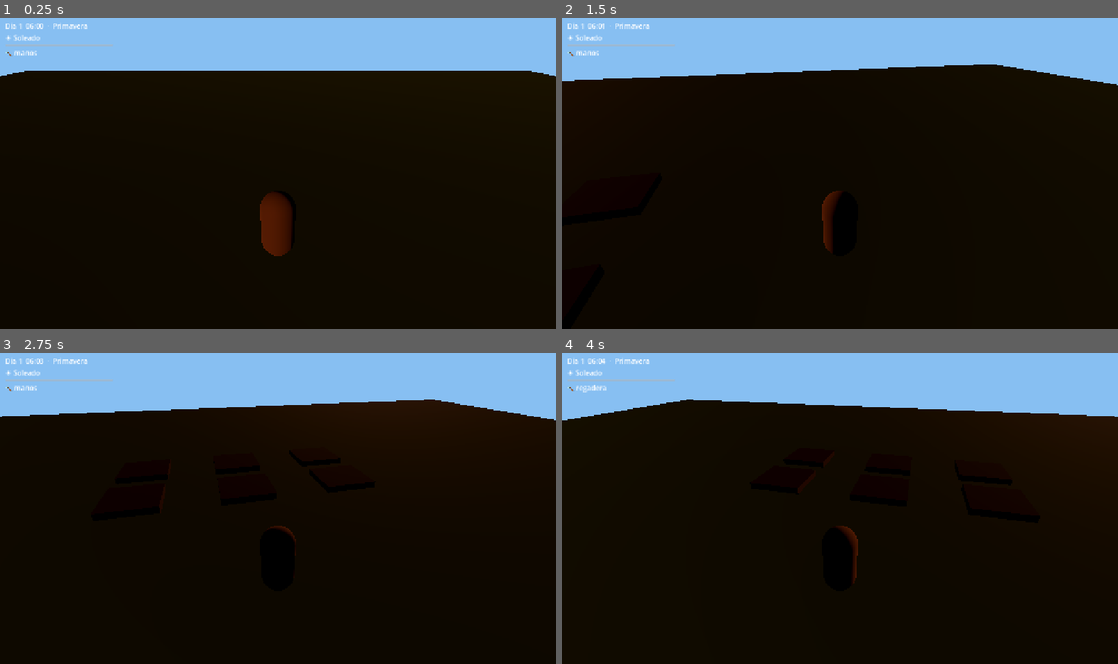
Above: before the commit, frames 1-4 (two rows, left to right).
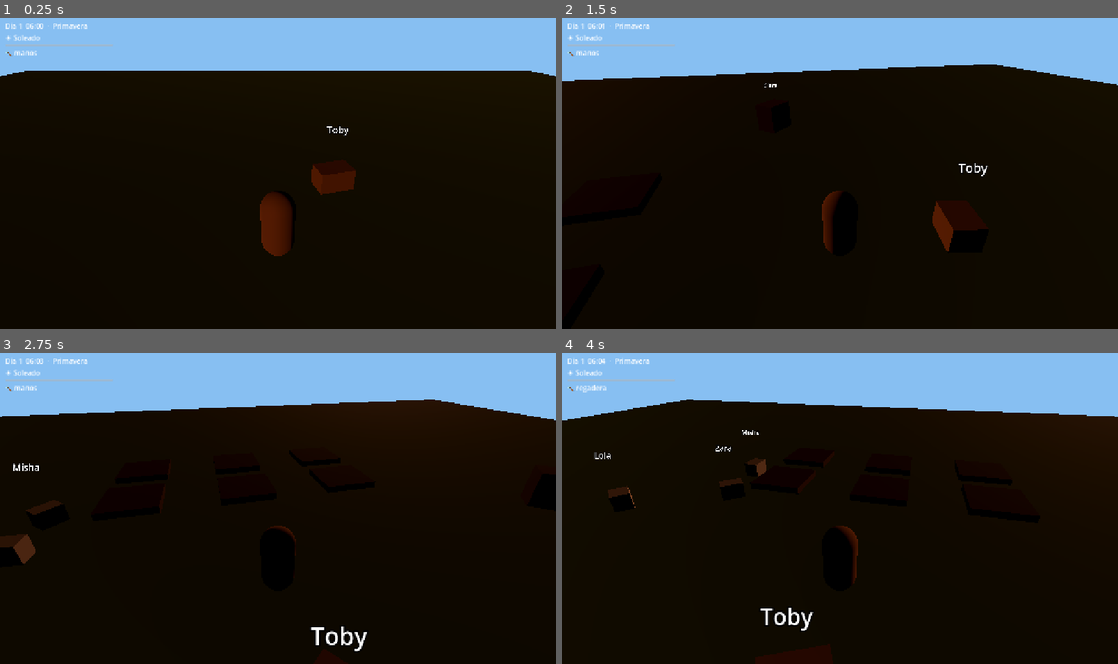
Above: after the commit, the same moments.

Repository: rafael-espinosa-rodriguez/nuestra-vida-en-el-campo
Game: Godot game, scene res://scenes/Main.tscn
The game is run twice, just before and just after one commit, with the same random seed, the same clock (stepped at 60 frames per second) and the same inputs.
Inputs (mouse positions are in pixels of both pictures, inside the frame that each line leads up to):
- Up to frame 1 (0.25 s): no input
- Up to frame 2 (1.5 s): tap Enter (ui_accept) at 0.5, 0.77, 1.07 s; move the mouse to (962, 157) at 0.52 s; hold D (move_right) 0.53-1.25 s; tap E (interact) at 0.6 s; click (962, 157) at 0.67 s; drag from (728, 189) to (812, 235) at 1.27 s
- Up to frame 3 (2.75 s): move the mouse to (333, 440) at 2.02 s; hold D (move_right) from 2.03 s (still down); hold Shift (sprint) from 2.03 s (still down); tap E (interact) at 2.3 s
- Up to frame 4 (4 s): release D (move_right) at 2.75 s; release Shift (sprint) at 2.75 s; drag from (812, 570) to (673, 461) at 2.77 s; move the mouse to (1006, 555) at 3.52 s; hold A (move_left) from 3.53 s (still down); tap 2 at 3.6 s; tap Enter (ui_accept) at 3.77 s; tap E (interact) at 3.8 s

The runs differ from the first frame. In frame 1, 0.5% of the frame differs, in the area x 56-64%, y 34-57%; in frame 2, 0.4%; in frame 3, 0.8%, in the area x 0-66%, y 35-96%; in frame 4, 0.6%.

Commit message:
feat(spec-005): 3 gallinas+vaca+perro, hambre, produccion, recoger + smoke

Diff:
--- /dev/null
+++ b/resources/data/animals/gallina.tres
@@ -0,0 +1,15 @@
+[gd_resource type="Resource" script_class="AnimalData" load_steps=2 format=3]
+
+[ext_resource type="Script" path="res://scripts/data/animal_data.gd" id="1"]
+
+[resource]
+script = ExtResource("1")
+species = "gallina"
+display_name = "Gallina"
+produce_id = "huevo"
+produce_per_day = 1
+food_id = "trigo"
+follows_player = false
+tint = Color(1, 1, 1, 1)
+body_size = Vector3(0.5, 0.5, 0.7)
+walk_speed = 1.2
--- /dev/null
+++ b/resources/data/animals/perro.tres
@@ -0,0 +1,15 @@
+[gd_resource type="Resource" script_class="AnimalData" load_steps=2 format=3]
+
+[ext_resource type="Script" path="res://scripts/data/animal_data.gd" id="1"]
+
+[resource]
+script = ExtResource("1")
+species = "perro"
+display_name = "Perro"
+produce_id = ""
+produce_per_day = 0
+food_id = ""
+follows_player = true
+tint = Color(0.85, 0.6, 0.35, 1)
+body_size = Vector3(0.7, 0.6, 1.0)
+walk_speed = 3.2
--- /dev/null
+++ b/resources/data/animals/vaca.tres
@@ -0,0 +1,15 @@
+[gd_resource type="Resource" script_class="AnimalData" load_steps=2 format=3]
+
+[ext_resource type="Script" path="res://scripts/data/animal_data.gd" id="1"]
+
+[resource]
+script = ExtResource("1")
+species = "vaca"
+display_name = "Vaca"
+produce_id = "leche"
+produce_per_day = 1
+food_id = "trigo"
+follows_player = false
+tint = Color(0.55, 0.38, 0.25, 1)
+body_size = Vector3(1.3, 1.2, 0.9)
+walk_speed = 1.0
--- /dev/null
+++ b/scenes/Animal.tscn
@@ -0,0 +1,27 @@
+[gd_scene load_steps=5 format=3]
+
+[ext_resource type="Script" path="res://scripts/components/animal.gd" id="1"]
+[ext_resource type="Resource" path="res://resources/data/animals/gallina.tres" id="2"]
+
+[sub_resource type="CapsuleShape3D" id="body_col"]
+radius = 0.35
+height = 1.1
+
+[sub_resource type="BoxMesh" id="body_mesh"]
+size = Vector3(0.6, 0.6, 0.8)
+
+[node name="Animal" type="CharacterBody3D"]
+script = ExtResource("1")
+data = ExtResource("2")
+
+[node name="CollisionShape3D" type="CollisionShape3D" parent="."]
+shape = SubResource("body_col")
+
+[node name="Body" type="MeshInstance3D" parent="."]
+mesh = SubResource("body_mesh")
+
+[node name="NameLabel" type="Label3D" parent="."]
+transform = Transform3D(1, 0, 0, 0, 1, 0, 0, 0, 1, 0, 1.4, 0)
+billboard = 1
+text = "Animal"
+font_size = 48
--- a/scenes/Main.tscn
+++ b/scenes/Main.tscn
@@ -1,8 +1,11 @@
-[gd_scene load_steps=7 format=3 uid="uid://nvdc_main_mvp"]
+[gd_scene load_steps=11 format=3 uid="uid://nvdc_main_mvp"]
 
 [ext_resource type="PackedScene" path="res://scenes/Player.tscn" id="1"]
 [ext_resource type="PackedScene" path="res://scenes/ui/HUD.tscn" id="2"]
 [ext_resource type="PackedScene" path="res://scenes/Plot.tscn" id="3"]
+[ext_resource type="PackedScene" path="res://scenes/Animal.tscn" id="4"]
+[ext_resource type="Resource" path="res://resources/data/animals/vaca.tres" id="5"]
+[ext_resource type="Resource" path="res://resources/data/animals/perro.tres" id="6"]
 
 [sub_resource type="Environment" id="env_day"]
 background_mode = 1
@@ -59,3 +62,30 @@
 
 [node name="Plot6" parent="." instance=ExtResource("3")]
 position = Vector3(4, 0, 9)
+
+[node name="Misha" parent="." instance=ExtResource("4")]
+position = Vector3(8, 0.6, 2)
+animal_name = "Misha"
+personality = "juguetón"
+
+[node name="Zara" parent="." instance=ExtResource("4")]
+position = Vector3(9, 0.6, 3)
+animal_name = "Zara"
+personality = "curioso"
+
+[node name="Lola" parent="." instance=ExtResource("4")]
+position = Vector3(8.5, 0.6, 4)
+animal_name = "Lola"
+personality = "tímido"
+
+[node name="Clara" parent="." instance=ExtResource("4")]
+position = Vector3(-8, 0.6, 0)
+data = ExtResource("5")
+animal_name = "Clara"
+personality = "tranquilo"
+
+[node name="Toby" parent="." instance=ExtResource("4")]
+position = Vector3(2, 0.6, -3)
+data = ExtResource("6")
+animal_name = "Toby"
+personality = "cariñoso"
--- /dev/null
+++ b/scripts/components/animal.gd
@@ -0,0 +1,139 @@
+class_name Animal
+extends CharacterBody3D
+## Animal-compañero data-driven (GDD §§14-22, spec 005): nombre, personalidad,
+## hambre/hidratacion/felicidad/afecto, produccion diaria si esta cuidado.
+## El perro sigue al jugador; nunca hay muerte (GDD §55).
+
+@export var data: AnimalData
+@export var animal_name: String = "Animal"
+@export var personality: String = "tranquilo"
+
+var hunger: float = 80.0
+var hydration: float = 80.0
+var happiness: float = 70.0
+var affection: float = 0.0
+var pending: int = 0
+
+var _target := Vector3.ZERO
+var _idle_t := 0.0
+
+@onready var body: MeshInstance3D = $Body
+@onready var name_label: Label3D = $NameLabel
+
+
+func _ready() -> void:
+	add_to_group("animals")
+	if data != null:
+		var mat := StandardMaterial3D.new()
+		mat.albedo_color = data.tint
+		body.set_surface_override_material(0, mat)
+		body.scale = data.body_size / Vector3(0.6, 0.6, 0.8)
+	name_label.text = animal_name
+	_target = global_position
+
+
+func _physics_process(delta: float) -> void:
+	hunger = maxf(0.0, hunger - delta * 0.05)
+	hydration = maxf(0.0, hydration - delta * 0.06)
+	var night: bool = false
+	var time_sys: Node = get_node_or_null("/root/TimeSystem")
+	if time_sys != null and time_sys.has_method("is_night"):
+		night = bool(time_sys.call("is_night"))
+	var dir := Vector3.ZERO
+	if not night:
+		if data != null and data.follows_player:
+			var players: Array[Node] = get_tree().get_nodes_in_group("player")
+			if not players.is_empty():
+				var pp: Vector3 = (players[0] as Node3D).global_position
+				if global_position.distance_to(pp) > 2.5:
+					dir = (pp - global_position).normalized()
+		if dir == Vector3.ZERO:
+			_idle_t -= delta
+			if _idle_t <= 0.0 or global_position.distance_to(_target) < 0.5:
+				_target = global_position + Vector3(randf_range(-4.0, 4.0), 0.0, randf_range(-4.0, 4.0))
+				_idle_t = randf_range(2.0, 6.0)
+			dir = (_target - global_position).normalized()
+	var spd: float = data.walk_speed if data != null else 1.2
+	if data != null and data.follows_player and dir != Vector3.ZERO and _is_following():
+		spd = 3.2
+	velocity.x = dir.x * spd
+	velocity.z = dir.z * spd
+	velocity.y = 0.0 if is_on_floor() else velocity.y - 20.0 * delta
+	move_and_slide()
+	if dir.length() > 0.1:
+		rotation.y = lerp_angle(rotation.y, atan2(-dir.x, -dir.z), 5.0 * delta)
+
+
+func _is_following() -> bool:
+	var players: Array[Node] = get_tree().get_nodes_in_group("player")
+	if players.is_empty():
+		return false
+	return global_position.distance_to((players[0] as Node3D).global_position) > 2.5
+
+
+func get_prompt() -> String:
+	if pending > 0 and data != null and data.produce_id != "":
+		return "Recoger " + data.produce_id
+	if hunger < 50.0:
+		return "Alimentar a " + animal_name
+	return "Acariciar a " + animal_name
+
+
+func interact(player: Node) -> void:
+	if hunger < 70.0 and data != null and data.food_id != "":
+		var inv: Node = get_node_or_null("/root/InventorySystem")
+		if inv != null and bool(inv.call("remove_item", data.food_id)):
+			feed()
+			return
+	if pending > 0:
+		collect()
+	else:
+		pet()
+
+
+func feed() -> void:
+	hunger = minf(100.0, hunger + 45.0)
+	hydration = minf(100.0, hydration + 20.0)
+	happiness = minf(100.0, happiness + 5.0)
+
+
+func pet() -> void:
+	affection = minf(100.0, affection + 10.0)
+	happiness = minf(100.0, happiness + 8.0)
+
+
+func collect() -> String:
+	if pending <= 0 or data == null or data.produce_id == "":
+		return ""
+	pending -= 1
+	var inv: Node = get_node_or_null("/root/InventorySystem")
+	if inv != null:
+		inv.call("add_item", data.produce_id)
+	return data.produce_id
+
+
+func new_day() -> void:
+	hunger = maxf(0.0, hunger - 25.0)
+	hydration = maxf(0.0, hydration - 30.0)
+	if hunger > 40.0 and hydration > 40.0 and data != null and data.produce_id != "":
+		pending = mini(3, pending + data.produce_per_day)
+		happiness = minf(100.0, happiness + 5.0)
+	else:
+		happiness = maxf(0.0, happiness - 10.0)
+
+
+func serialize() -> Dictionary:
+	return {"name": animal_name, "hunger": hunger, "hydration": hydration,
+		"happiness": happiness, "affection": affection, "pending": pending,
+		"pos": [global_position.x, global_position.y, global_position.z]}
+
+
+func deserialize(d: Dictionary) -> void:
+	hunger = float(d.get("hunger", 80.0))
+	hydration = float(d.get("hydration", 80.0))
+	happiness = float(d.get("happiness", 70.0))
+	affection = float(d.get("affection", 0.0))
+	pending = int(d.get("pending", 0))
+	if d.has("pos") and typeof(d["pos"]) == TYPE_ARRAY and (d["pos"] as Array).size() == 3:
+		var a: Array = d["pos"]
+		global_position = Vector3(float(a[0]), float(a[1]), float(a[2]))
--- a/scripts/data/animal_data.gd
+++ b/scripts/data/animal_data.gd
@@ -8,3 +8,8 @@
 @export var produce_id: String = "huevo"
 @export var produce_per_day: int = 1
 @export var personalities: Array[String] = ["cariñoso", "tímido", "juguetón", "tranquilo", "curioso"]
+@export var food_id: String = "trigo"
+@export var follows_player: bool = false
+@export var tint: Color = Color(1, 1, 1)
+@export var body_size: Vector3 = Vector3(0.5, 0.5, 0.7)
+@export var walk_speed: float = 1.2
--- a/scripts/systems/animal_system.gd
+++ b/scripts/systems/animal_system.gd
@@ -1,14 +1,62 @@
 extends Node
-## Sistema UNICO para todas las especies (principio GDD §78).
-## Los animales son datos (AnimalData), no sistemas. Autoload. TODO spec 005.
-
-func feed(animal_id: String, food_id: String) -> void:
-	pass
+## Sistema UNICO para todas las especies (principio GDD §78). Autoload "AnimalSystem".
+## Los animales son datos (AnimalData), no sistemas. Tick diario via day_changed.
 
 
-func pet(animal_id: String) -> void:
-	pass
+func _ready() -> void:
+	var time_sys: Node = get_node_or_null("/root/TimeSystem")
+	if time_sys != null:
+		time_sys.connect("day_changed", on_new_day)
 
 
-func collect(animal_id: String) -> String:
-	return ""
+func on_new_day(_day: int) -> void:
+	for a: Node in get_tree().get_nodes_in_group("animals"):
+		if a.has_method("new_day"):
+			a.call("new_day")
+
+
+func find(animal_name: String) -> Node:
+	for a: Node in get_tree().get_nodes_in_group("animals"):
+		if String(a.get("animal_name")) == animal_name:
+			return a
+	return null
+
+
+func feed(animal_name: String, _food_id: String = "") -> bool:
+	var a := find(animal_name)
+	if a == null:
+		return false
+	a.call("feed")
+	return true
+
+
+func pet(animal_name: String) -> bool:
+	var a := find(animal_name)
+	if a == null:
+		return false
+	a.call("pet")
+	return true
+
+
+func collect(animal_name: String) -> String:
+	var a := find(animal_name)
+	if a == null:
+		return ""
+	return String(a.call("collect"))
+
+
+func serialize() -> Array:
+	var out := []
+	for a: Node in get_tree().get_nodes_in_group("animals"):
+		if a.has_method("serialize"):
+			out.append(a.call("serialize"))
+	return out
+
+
+func deserialize(arr: Array) -> void:
+	var by_name := {}
+	for a: Node in get_tree().get_nodes_in_group("animals"):
+		by_name[String(a.get("animal_name"))] = a
+	for d: Variant in arr:
+		if typeof(d) == TYPE_DICTIONARY and by_name.has(String(d.get("name", ""))):
+			by_name[String(d.get("name", ""))].call("deserialize", d)
--- a/scripts/systems/save_system.gd
+++ b/scripts/systems/save_system.gd
@@ -14,6 +14,7 @@
 		"player_pos": _player_pos(),
 		"inventory": _get_inventory(),
 		"plots": _get_plots(),
+		"animals": _get_animals(),
 		"money": 0,
 		"memories": [],
 	}
@@ -53,6 +54,10 @@
 		var farm: Node = get_node_or_null("/root/FarmingSystem")
 		if farm != null and farm.has_method("deserialize"):
 			farm.deserialize(data["plots"])
+	if data.has("animals") and typeof(data["animals"]) == TYPE_ARRAY:
+		var herd: Node = get_node_or_null("/root/AnimalSystem")
+		if herd != null and herd.has_method("deserialize"):
+			herd.deserialize(data["animals"])
 	return true
 
 
@@ -93,6 +98,13 @@
 	return []
 
 
+func _get_animals() -> Array:
+	var herd: Node = get_node_or_null("/root/AnimalSystem")
+	if herd != null and herd.has_method("serialize"):
+		return herd.serialize()
+	return []
+
+
 func _player_pos() -> Array:
 	for p: Node in get_tree().get_nodes_in_group("player"):
 		if p is Node3D:
--- /dev/null
+++ b/tests/smoke_005.gd
@@ -0,0 +1,46 @@
+extends SceneTree
+## Smoke spec 005: alimentar, acariciar, producir y recoger; tick diario; nombres.
+
+var _frames := 0
+
+
+func _process(_delta: float) -> bool:
+	_frames += 1
+	if _frames == 5:
+		_run()
+		quit()
+	return false
+
+
+func _run() -> void:
+	var main: Node = load("res://scenes/Main.tscn").instantiate()
+	root.add_child(main)
+	var animals: Array[Node] = get_nodes_in_group("animals")
+	assert(animals.size() == 5, "3 gallinas + vaca + perro")
+	var names := {}
+	for a: Node in animals:
+		names[String(a.get("animal_name"))] = true
+	for n: String in ["Misha", "Zara", "Lola", "Clara", "Toby"]:
+		assert(names.has(n), "existe " + n)
+	var herd: Node = root.get_node_or_null("AnimalSystem")
+	var inv: Node = root.get_node_or_null("InventorySystem")
+	var misha: Node = herd.call("find", "Misha")
+	misha.set("hunger", 20.0)
+	inv.call("add_item", "trigo", 2)
+	var player: Node = get_nodes_in_group("player")[0]
+	misha.call("interact", player)
+	assert(float(misha.get("hunger")) > 20.0, "E con hambre alimenta (gasta trigo)")
+	assert(int(inv.call("get_count", "trigo")) == 1, "alimentar consume 1 trigo")
+	misha.set("hunger", 90.0)
+	misha.set("pending", 2)
+	misha.call("interact", player)
+	assert(int(misha.get("pending")) == 1, "E con huevo recoge")
+	assert(int(inv.call("get_count", "huevo")) >= 1, "huevo al inventario")
+	assert(bool(herd.call("pet", "Toby")), "acariciar al perro")
+	var toby: Node = herd.call("find", "Toby")
+	assert(float(toby.get("affection")) > 0.0, "afecto sube")
+	var h0: float = float(misha.get("hunger"))
+	root.get_node_or_null("TimeSystem").emit_signal("day_changed", 2)
+	assert(float(misha.get("hunger")) < h0, "tick diario baja hambre")
+	assert(int(root.get_node_or_null("AnimalSystem").call("serialize").size()) == 5, "serialize cubre 5")
+	print("SMOKE005 OK")
